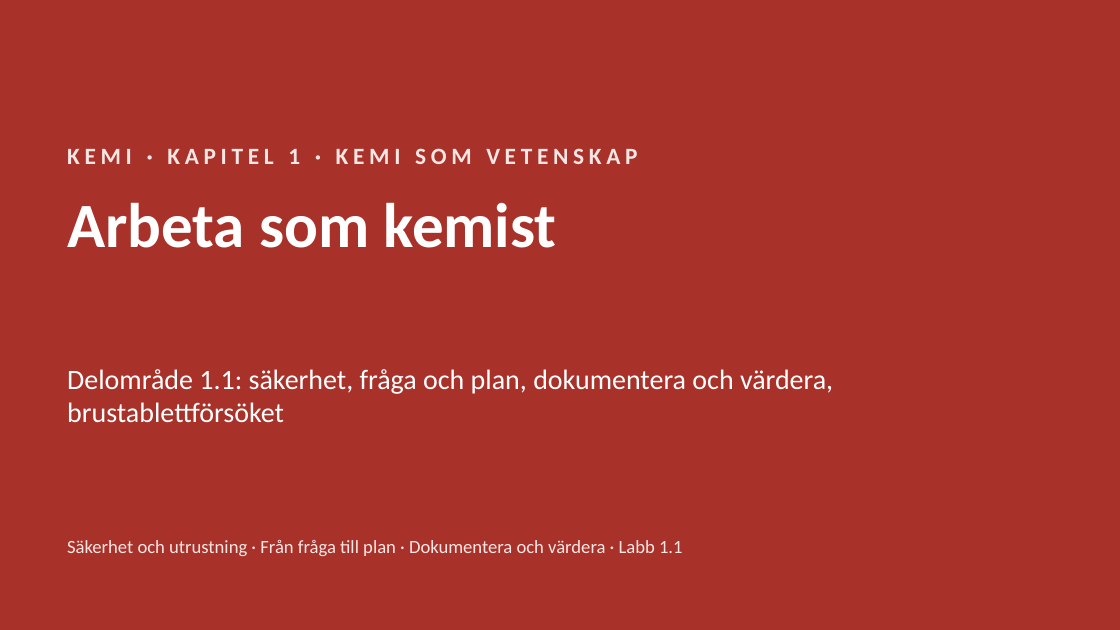
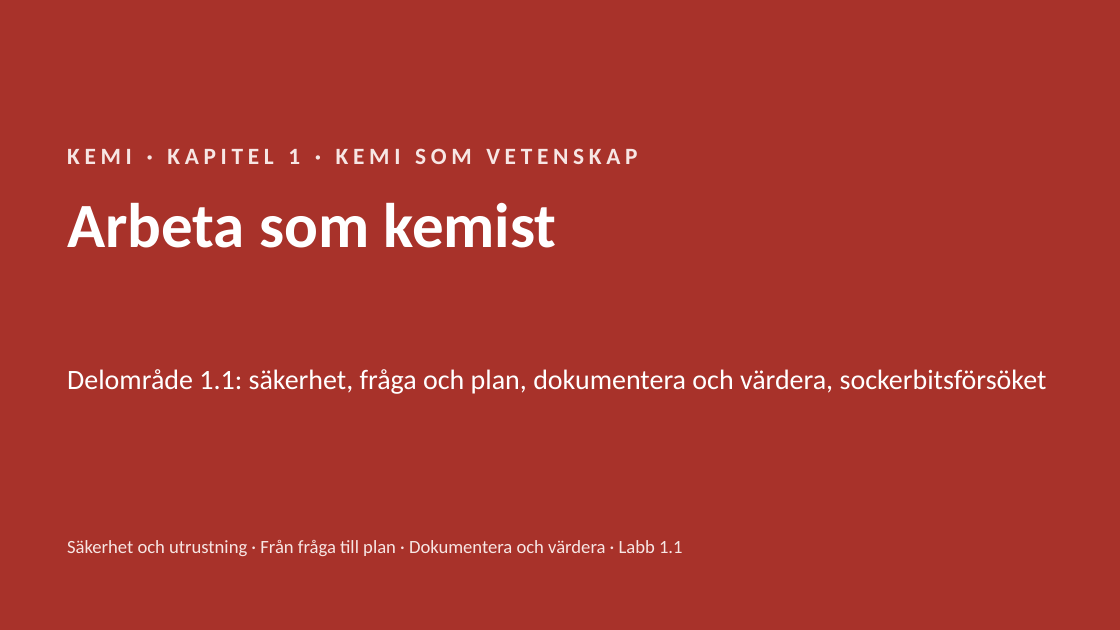
Before and after one commit to sweviktor95/pluggis, a slide deck: slide 9 of planering/kemi-omrade1/kemi-1-kemi-som-vetenskap.pptx. Drawn at 1120x630 pixels with LibreOffice and Linux fonts; fonts in the diff are those of the drawing. Boxes give left, top, right and bottom in pixels: in the first picture for what was removed or moved away, otherwise in the second. Text is boxed around its words. In the diff, an @@ line names an element or a change of style, - is before the commit and + after.

```diff
--- a/planering/kemi-omrade1/kemi-1-kemi-som-vetenskap.pptx
+++ b/planering/kemi-omrade1/kemi-1-kemi-som-vetenskap.pptx
@@ text at (67, 369, 1047, 394): text changed @@
-Delområde 1.1: säkerhet, fråga och plan, dokumentera och värdera, brustablettförsöket
+Delområde 1.1: säkerhet, fråga och plan, dokumentera och värdera, sockerbitsförsöket
```
Also in this commit, not shown: 9 other slides changed, 40 other files.
